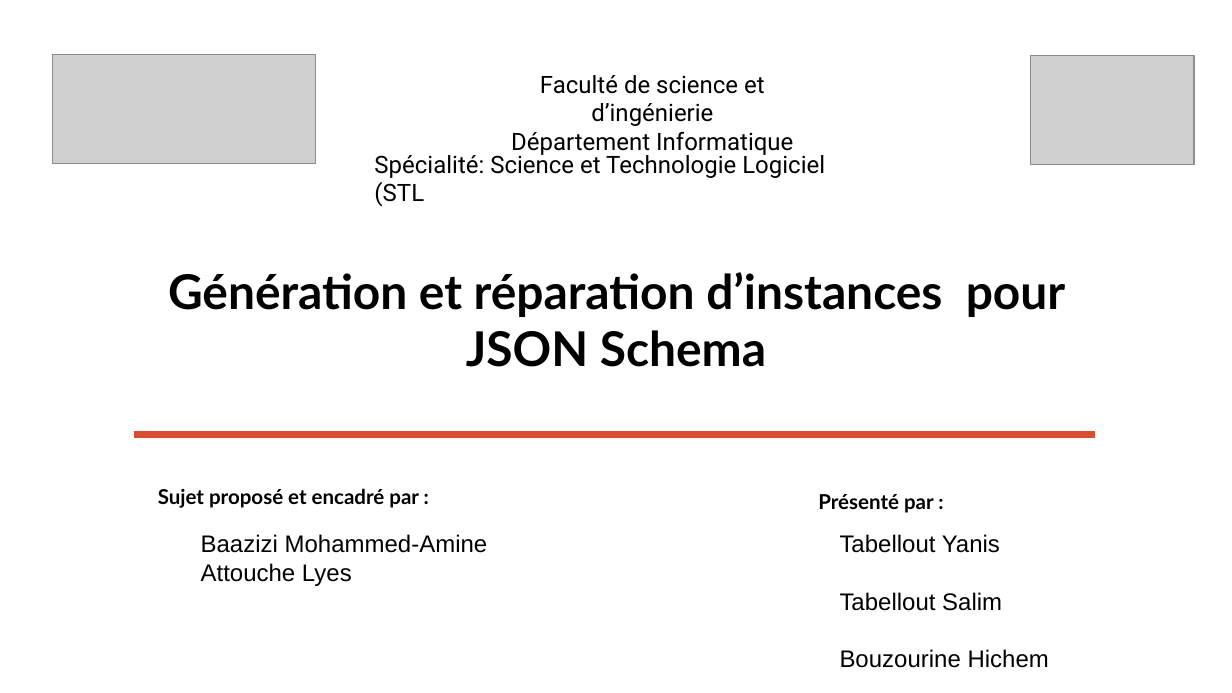
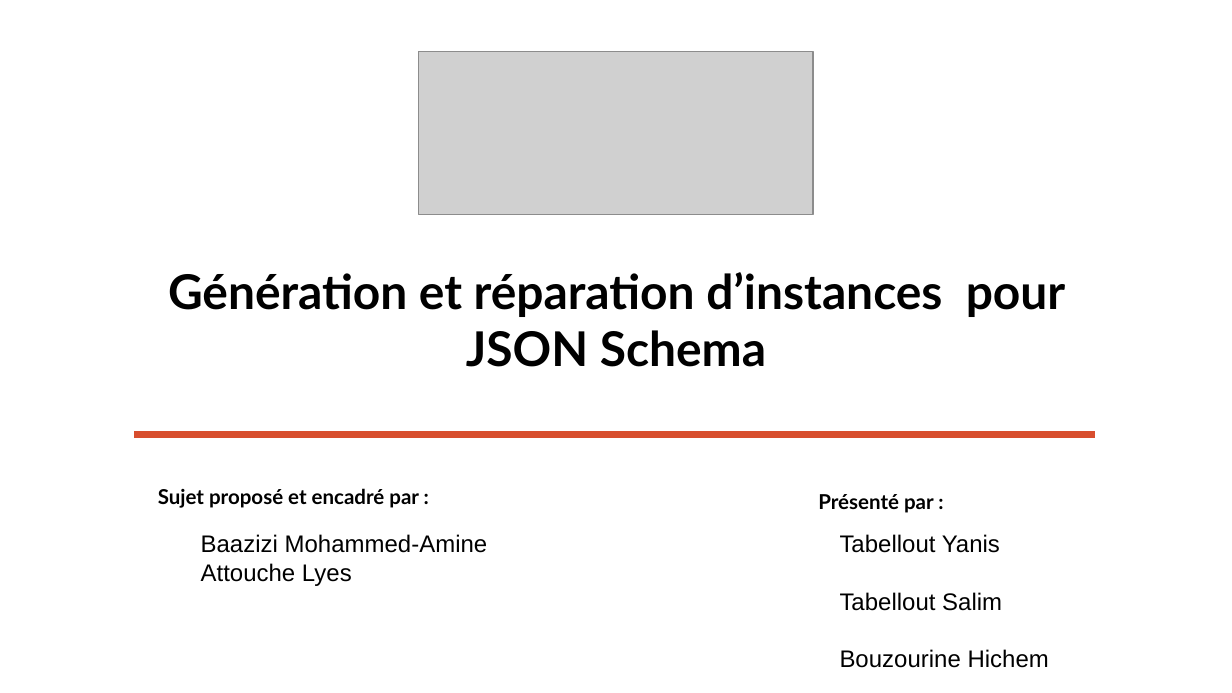
Before and after one commit to Yanis540/PSTL-M1, a slide deck: slide 1 of rapport/Présentation_Finale.pptx. Drawn at 1232x693 pixels with LibreOffice and Linux fonts; fonts in the diff are those of the drawing; grey boxes stand for pictures. Boxes give left, top, right and bottom in pixels: in the first picture for what was removed or moved away, otherwise in the second. Text is boxed around its words. In the diff, an @@ line names an element or a change of style, - is before the commit and + after.

```diff
--- a/rapport/Présentation_Finale.pptx
+++ b/rapport/Présentation_Finale.pptx
@@ picture: place and size @@
-picture at [52, 54, 315, 164]
+picture at [419, 52, 813, 214]
@@ picture removed at [1030, 55, 1194, 165] @@
@@ text removed at [511, 75, 793, 157] @@
-Faculté de science et d’ingénierie
-Département Informatique
@@ text removed at [374, 151, 825, 207] @@
-Spécialité: Science et Technologie Logiciel (STL
```
Also in this commit, not shown: 15 other slides changed, 1 slide added, 1 slide removed, 2 other files.
